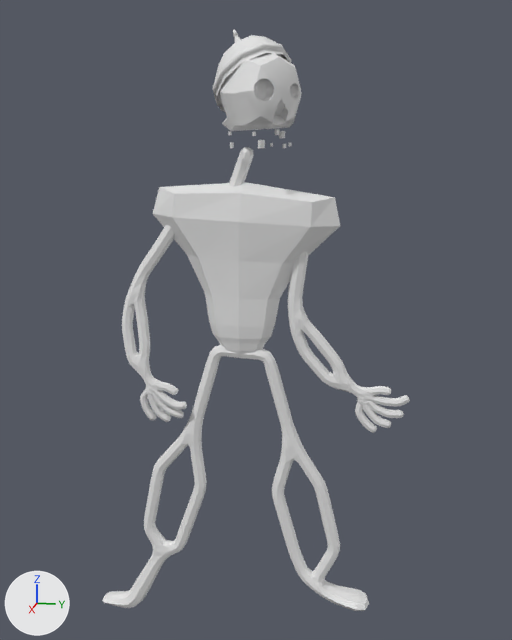
Renders of the Blender file Arte/Esqueleto Enemigo.blend from each side of a commit.
Before and after are seen from a camera (50 mm lens) standing at (8.66, 1.76, 2.97) and looking at (-0.11, 0.01, 0.78). The lights are fixed; the arrows at lower left show +X, +Y and +Z. Materials are left out; every surface is plain grey.

Names of what the first picture shows: 'Craneo', 'Esqueleto', 'Sphere'.
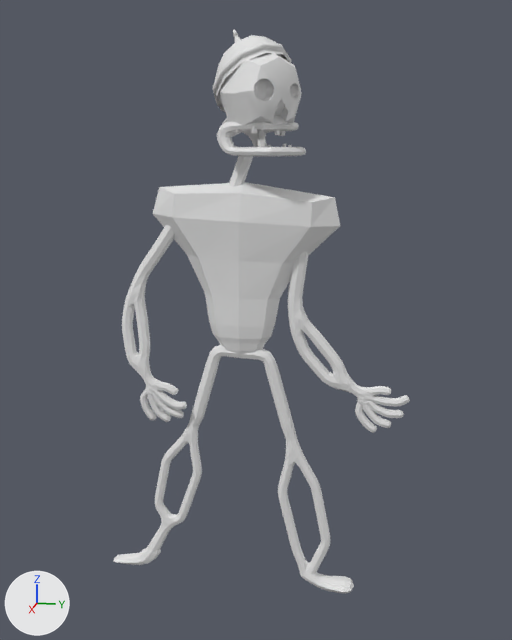
The newer file is also turned or shifted as a whole; pictures and numbers use the older file's frame.

Changed parts and their boxes [x1, y1, x2, y2] in the pictures (512 x 640 px; the box of a moved part takes in the faces that stretch with it):
'Esqueleto', reshaped: before [102, 147, 410, 611]; after [114, 156, 410, 594]
'Craneo', reshaped (7% wider, 8% taller): before [219, 52, 302, 148]; after [217, 52, 306, 156]
part 1 of me_plane_001, moved or reshaped: before [102, 413, 207, 608]; after [114, 413, 203, 565]
part 2 of me_plane_001, moved or reshaped: before [272, 423, 369, 611]; after [278, 423, 354, 594]
part 3 of me_plane, added: after [217, 122, 306, 156]
part 4 of me_plane, moved or reshaped: before [279, 131, 285, 138]; after [279, 131, 285, 136]

The edits, one by one:
me_plane_001 is used by ob_esqueleto; location (0.0, -0.16, 2.67); rotation (0.199, 0.0, 0.0), in degrees (11, 0, 0).
me_plane_001 had 2974 vertices, 2972 faces and spanned x -0.29..0.29, y -3.3..1.56, z -6.05..0.27.
me_plane_001 now has 2974 vertices, 2972 faces and spans x -0.29..0.29, y -2.98..1.56, z -5.78..0.27.
me_plane_001 part 1: 531 of 2974 vertices moved; they spanned x -0.13..0.14, y -3.3..-1.19, z -5.84..-3.07 and now span x -0.1..0.11, y -2.98..-1.25, z -5.17..-3.13; mean shift (0.0, 0.14, 0.3); largest move (0.0, -2.81, -5.83) -> (0.0, -2.43, -5.16).
me_plane_001 part 2: 451 of 2974 vertices moved; they spanned x -0.21..0.21, y -0.45..0.59, z -6.05..-3.41 and now span x -0.16..0.16, y -0.36..0.43, z -5.78..-3.5; mean shift (0.0, -0.02, 0.06); largest move (0.0, 0.59, -6.01) -> (0.0, 0.43, -5.73).
me_plane is used by ob_craneo; parent ob_esqueleto; location (0.354, 0.336, 2.787); rotation (0.0, 0.0, 2.302), in degrees (0, 0, 132).
Verts and faces of me_plane; kept vertices keep their numbers, new ones are numbered from 298.
Before the commit, vertices of me_plane: 173 (0.219, 0.224, 0.272) at pixel (281, 138), 174 (0.219, 0.224, 0.354) at pixel (281, 131), 175 (0.219, 0.274, 0.272) at pixel (279, 138), 176 (0.219, 0.274, 0.354) at pixel (279, 131), 177 (0.269, 0.224, 0.272) at pixel (285, 138).
Before the commit, vertices of me_plane: 178 (0.269, 0.224, 0.354) at pixel (285, 131), 179 (0.269, 0.274, 0.272) at pixel (282, 138), 180 (0.269, 0.274, 0.354) at pixel (282, 131).
me_plane had 298 vertices, 238 faces and spanned x -0.44..0.452, y -0.1..0.997, z 0.155..1.245.
me_plane now has 639 vertices, 634 faces and spans x -0.44..0.469, y -0.162..0.997, z 0.067..1.245.
me_plane part 3: a new loose piece of 341 vertices spanning x -0.43..0.469, y -0.162..0.887, z 0.067..0.463.
Part 4, on me_plane:
Vertices 173, 175, 177, 179 move by (0.0, 0.0, 0.029).
Vertices 174, 176, 178, 180 move by (0.0, 0.0, 0.03).
